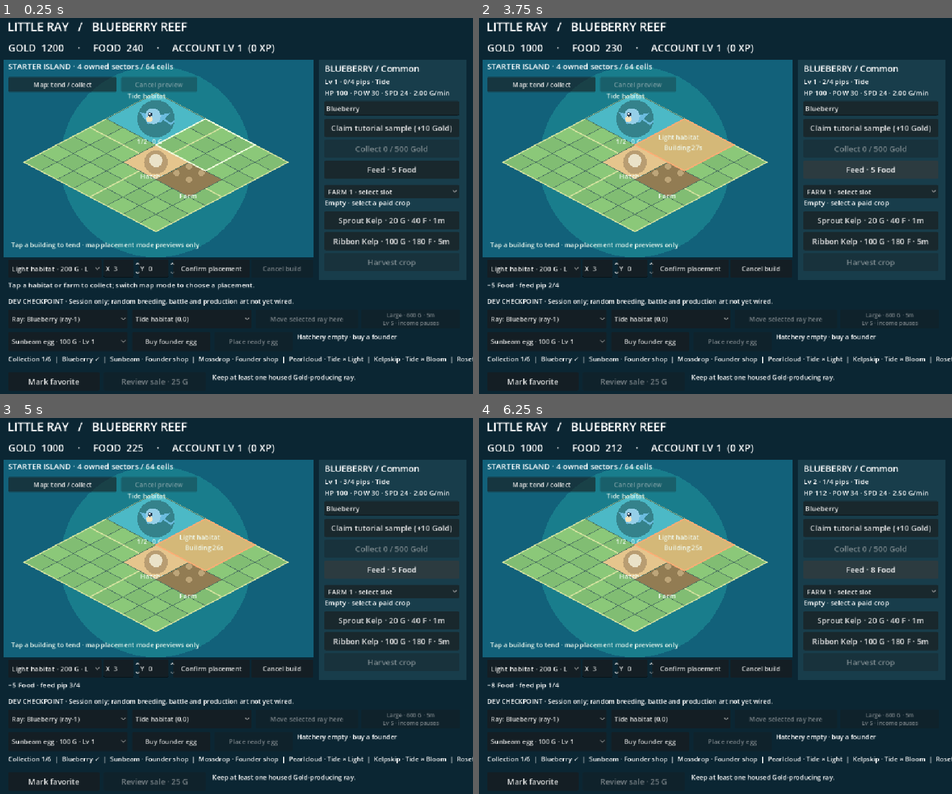
Above: before the commit, frames 1-4 (two rows, left to right).
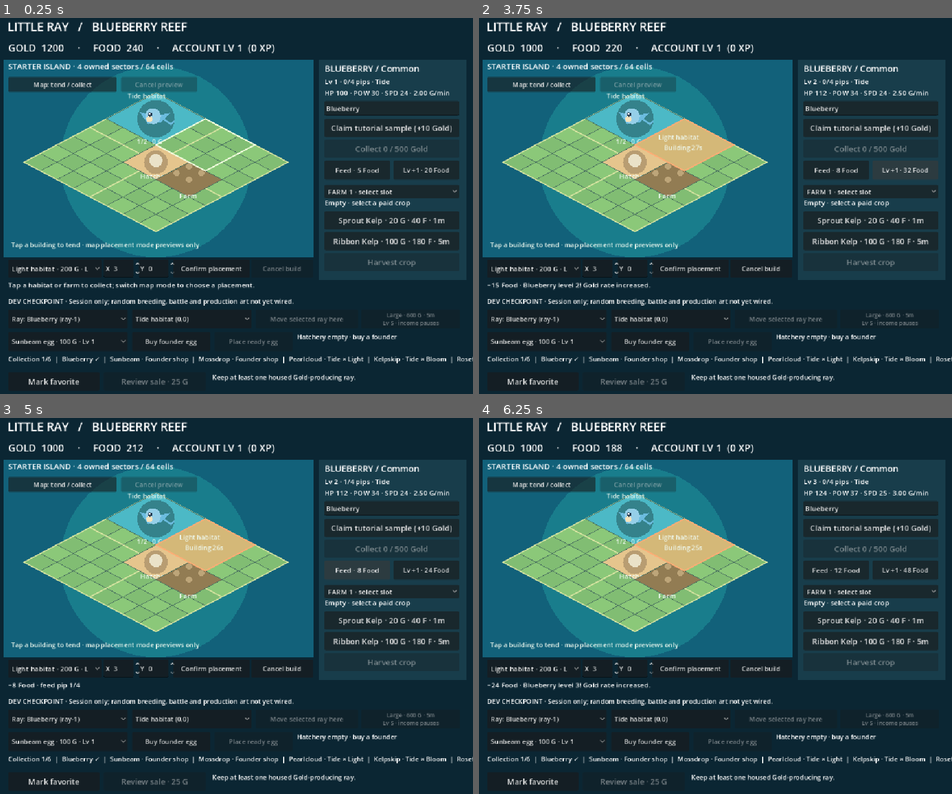
Above: after the commit, the same moments.

Repository: hazelfjeld/Swarm-Autonomous-Game-Design
Game: Godot game, scene res://main.tscn
Two runs of this game, one before a commit and one after it. Both use one fixed random seed, a clock stepped at 60 frames per second and the inputs below.
Inputs (mouse positions are in pixels of both pictures, inside the frame that each line leads up to):
- Up to frame 1 (0.25 s): no input
- Up to frame 2 (3.75 s): click "Confirm placement" at 0.5 s; click "Confirm placement" at 1.25 s; click "Feed · 5 Food" at 2 s; click "FARM 1 · select slot" at 2.75 s; click (904, 168) at 3.5 s, where only the run after the commit has a clickable "Lv +1 · 15 Food"
- Up to frame 3 (5 s): click (359, 568) at 4.25 s, where only the run after the commit has a clickable "Feed · 8 Food"
- Up to frame 4 (6.25 s): click (904, 568) at 5 s, where only the run after the commit has a clickable "Lv +1 · 24 Food"; click (871, 568) at 5.75 s, where only the run before the commit has a clickable "Feed · 8 Food"

The runs differ from the first frame. In frame 1, 0.2% of the frame differs, in the area x 68-98%, y 37-43%; in frame 2, 0.5%; in frame 3, 0.3%; in frame 4, 0.6%, in the area x 2-98%, y 6-73%.

Commit message:
GAMEPLAY-002: preview and atomically complete remaining feed pips

Diff:
--- a/game/city_checkpoint/city_model.gd
+++ b/game/city_checkpoint/city_model.gd
@@ -206,6 +206,13 @@
 	if current >= 10:
 		return 0
 	return FEED_COSTS[current - 1]
+
+# Quote the exact remaining pips at this level, never a later level.
+func feed_level_cost(ray_id: String) -> int:
+	var cost: int = feed_cost(ray_id)
+	if cost == 0:
+		return 0
+	return cost * (4 - int(individuals[ray_id]["pips"]))
 
 func housing_error(species_id: String, habitat_id: String) -> String:
 	if not SPECIES.has(species_id):
@@ -635,6 +642,16 @@
 				message = "−%d Food · %s level %d! Gold rate increased." % [cost, ray["nickname"], ray["level"]]
 			else:
 				message = "−%d Food · feed pip %d/4" % [cost, ray["pips"]]
+		"feed_level":
+			var cost: int = feed_level_cost(argument)
+			if cost <= 0 or food < cost:
+				return {"ok": false, "message": "Unknown ray, level cap or insufficient Food for next level."}
+			var ray: Dictionary = individuals[argument]
+			# One debit, one level and one operation receipt; no partial spend.
+			food -= cost
+			ray["pips"] = 0
+			ray["level"] += 1
+			message = "−%d Food · %s level %d! Gold rate increased." % [cost, ray["nickname"], ray["level"]]
 		_:
 			return {"ok": false, "message": "Unknown command."}
 	if _settle_trained_founders():
--- a/game/city_checkpoint/city_view.gd
+++ b/game/city_checkpoint/city_view.gd
@@ -16,6 +16,7 @@
 var plant_long: Button
 var harvest_button: Button
 var feed_button: Button
+var level_button: Button
 var name_edit: LineEdit
 var capture_mode: bool = false
 var build_choice: OptionButton
@@ -90,6 +91,11 @@
 	sample_button = button_at("Claim tutorial sample (+10 Gold)", Vector2(758, 246), func(): act("sample", ""))
 	collect_button = button_at("Collect resident Gold", Vector2(758, 294), func(): act("collect", selected_habitat))
 	feed_button = button_at("Feed Blueberry", Vector2(758, 342), func(): act("feed", selected_ray))
+	feed_button.size = Vector2(151, 44)
+	feed_button.add_theme_font_size_override("font_size", 16)
+	level_button = button_at("Level +1", Vector2(917, 342), func(): act("feed_level", selected_ray))
+	level_button.size = Vector2(151, 44)
+	level_button.add_theme_font_size_override("font_size", 15)
 	farm_choice = OptionButton.new()
 	farm_choice.position = Vector2(758, 398)
 	farm_choice.size = Vector2(310, 28)
@@ -475,7 +481,11 @@
 		upgrade_button.text = "Large · 600 G · 5m\nLv 5 · income pauses"
 	var cost: int = city.feed_cost(selected_ray)
 	feed_button.disabled = cost == 0 or city.food < cost
-	feed_button.text = "Feed · %d Food" % cost if cost > 0 else "Level cap reached"
+	feed_button.text = "Feed · %d Food" % cost if cost > 0 else "Level cap"
+	var next_cost: int = city.feed_level_cost(selected_ray)
+	level_button.disabled = next_cost <= 0 or city.food < next_cost
+	level_button.text = "Lv +1 · %d Food" % next_cost if next_cost > 0 else "Level cap"
+	level_button.tooltip_text = "Complete %d remaining feed pips for %d Food." % [4 - int(ray["pips"]), next_cost] if next_cost > 0 else "Maximum trainable level in this slice."
 	move_ray_button.disabled = ray["habitat_id"] == selected_habitat
 	buy_button.disabled = city.find_building("hatchery-1").is_empty() or not city.founder_egg.is_empty() or city.gold < 100
 	place_egg_button.disabled = city.founder_egg.is_empty() or city.founder_remaining() > 0
@@ -851,4 +861,18 @@
 		get_tree().quit(1)
 		return
 	print("CITY_SAFEGUARD_GUI_PASS: native store/restore and favorite clicks, sale preview without removal; modal canceled programmatically")
+	await get_tree().process_frame
+	var quote: int = city.feed_level_cost(selected_ray)
+	var prior_food: int = city.food
+	var prior_level: int = int(city.individuals[selected_ray]["level"])
+	if quote <= 0 or level_button.disabled or not level_button.text.contains(str(quote)):
+		push_error("GUI level-up quote missing")
+		get_tree().quit(1)
+		return
+	await click_fixture(level_button)
+	if city.food != prior_food - quote or int(city.individuals[selected_ray]["level"]) != prior_level + 1 or int(city.individuals[selected_ray]["pips"]) != 0:
+		push_error("GUI level-up did not settle exactly once")
+		get_tree().quit(1)
+		return
+	print("CITY_LEVEL_GUI_PASS: visible remaining-pip quote and native level-up action")
 	get_tree().quit(0)
--- a/game/city_checkpoint/tests.gd
+++ b/game/city_checkpoint/tests.gd
@@ -280,5 +280,26 @@
 	storage.advance(60000)
 	check(storage.habitat_bins["building-1"]["ticks"] == preserved_ticks and not storage.command("collect","building-1","stored-collect",storage.revision).ok, "stored habitat preserves fraction without production or collection")
 	check(storage.snapshot()["stored_buildings"].size() == 1 and storage.command("restore_building","building-1,3,0","restore-light",storage.revision).ok and storage.habitat_bins["building-1"]["ticks"] == preserved_ticks, "snapshot includes storage and restore retains bin")
+	# Bulk feed is a single revision/receipt and only completes the current level.
+	var bulk = Model.new()
+	check(bulk.feed_level_cost("ray-1") == 20, "fresh level quote is four pips")
+	bulk.command("feed", "ray-1", "one-pip", bulk.revision)
+	check(bulk.feed_level_cost("ray-1") == 15 and bulk.pips == 1, "partial pip lowers level quote")
+	var rev: int = bulk.revision
+	var balance: int = bulk.food
+	check(not bulk.command("feed_level", "ray-1", "stale-bulk", rev-1).ok and bulk.food == balance and bulk.pips == 1, "stale level action rejected")
+	check(bulk.command("feed_level", "ray-1", "bulk", rev).ok and bulk.food == balance-15 and bulk.level == 2 and bulk.pips == 0 and bulk.revision == rev+1, "remaining pips settle atomically")
+	check(bulk.command("feed_level", "ray-1", "bulk", rev).ok and bulk.level == 2 and bulk.food == balance-15, "bulk receipt retry cannot debit twice")
+	check(not bulk.command("feed", "ray-1", "bulk", bulk.revision).ok, "bulk operation ID cannot change payload")
+	bulk.food = 31
+	var before: Dictionary = bulk.snapshot()
+	check(bulk.feed_level_cost("ray-1") == 32 and not bulk.command("feed_level", "ray-1", "unaffordable-bulk", bulk.revision).ok and bulk.snapshot() == before, "insufficient Food leaves all state unchanged")
+	check(bulk.feed_level_cost("missing") == 0 and not bulk.command("feed_level", "missing", "missing-bulk", bulk.revision).ok, "unknown ray rejected")
+	var final_level = Model.new()
+	final_level.individuals["ray-1"]["level"] = 9
+	final_level.individuals["ray-1"]["pips"] = 3
+	final_level.food = 129
+	check(final_level.feed_level_cost("ray-1") == 129 and final_level.command("feed_level", "ray-1", "last-level", final_level.revision).ok and final_level.level == 10 and final_level.food == 0, "last legal level costs exact remaining pip")
+	check(final_level.feed_level_cost("ray-1") == 0 and not final_level.command("feed_level", "ray-1", "past-cap", final_level.revision).ok and final_level.level == 10, "bulk feeding cannot exceed level cap")
 	print("CITY_MODEL_CHECKS: %d / %d passed" % [checks-failures,checks])
 	quit(0 if failures == 0 else 1)
